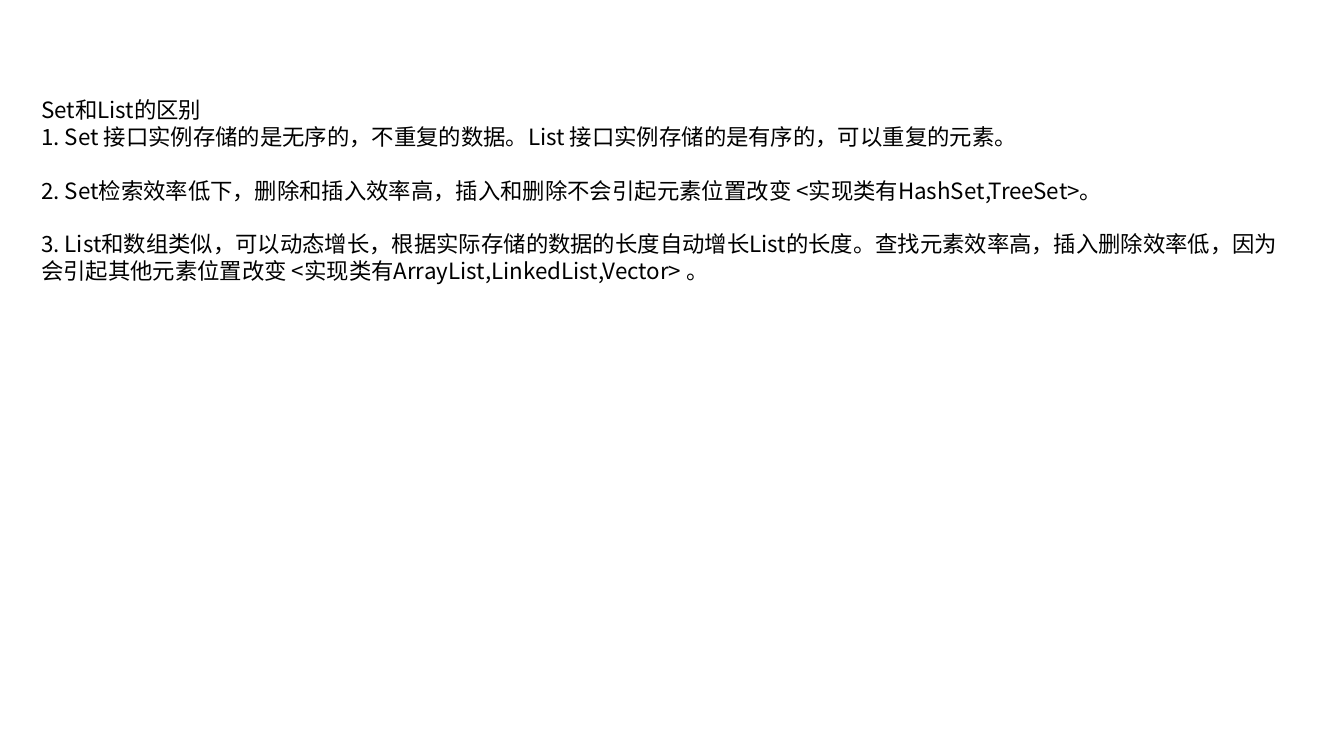
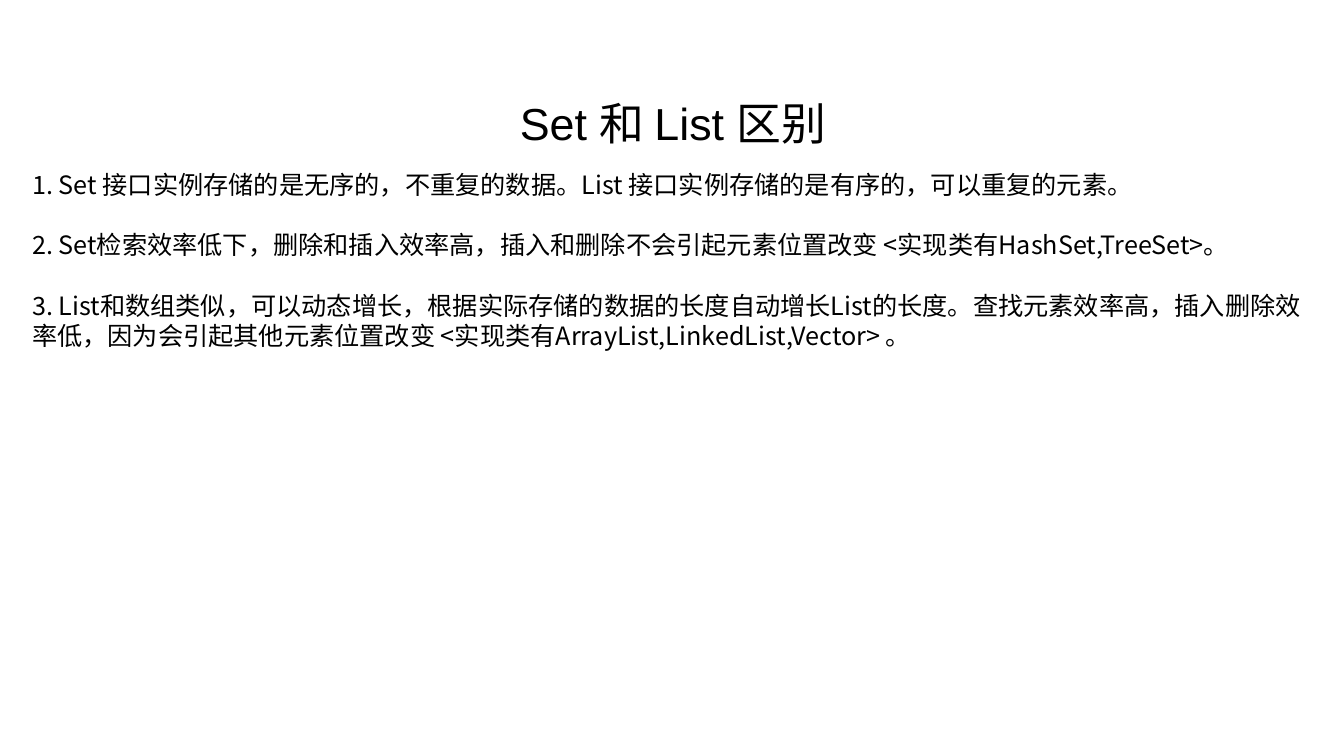
Before and after one commit to linkknown/PPT, a slide deck: slide 21 of 基础PPT/第7章：Java集合操作.pptx (slide 14 before the commit). Drawn at 1344x756 pixels with LibreOffice and Linux fonts; fonts in the diff are those of the drawing; background and template pictures are left out. Boxes give left, top, right and bottom in pixels: in the first picture for what was removed or moved away, otherwise in the second. Text is boxed around its words. In the diff, an @@ line names an element or a change of style, - is before the commit and + after.

```diff
--- a/基础PPT/第7章：Java集合操作.pptx
+++ b/基础PPT/第7章：Java集合操作.pptx
@@ text at (41,99,201,120): paragraph removed @@
-Set和List的区别
@@ text added at (520,103,827,144), 32 pt, text #000000 @@
+Set 和 List 区别
@@ text "1. Set 接口实例存储的是无序的，不重复的数据。List 接口实例存储的是有序的，可以重复的元素。": place and size @@
-text "1. Set 接口实例存储的是无序的，不重复的数据。List 接口实例存储的是有序的，可以重复的元素。" at (41,99,1277,285)
+text "1. Set 接口实例存储的是无序的，不重复的数据。List 接口实例存储的是有序的，可以重复的元素。" at (32,172,1301,351)
@@ text "1. Set 接口实例存储的是无序的，不重复的数据。List 接口实例存储的是有序的，可以重复的元素。" at (32,172,1301,351): size 16 to 18 pt @@
```
Also in this commit, not shown: 13 other slides changed, 2 slides added, 2 slides removed, 1 other file.
